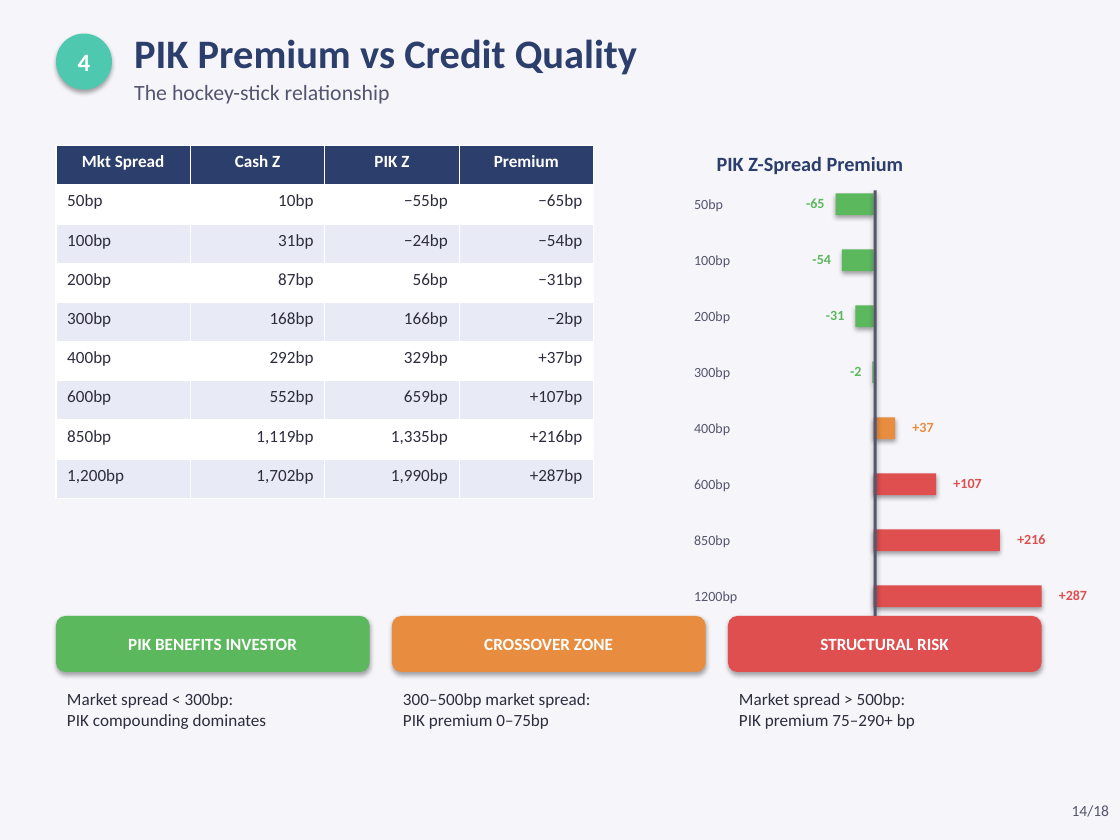
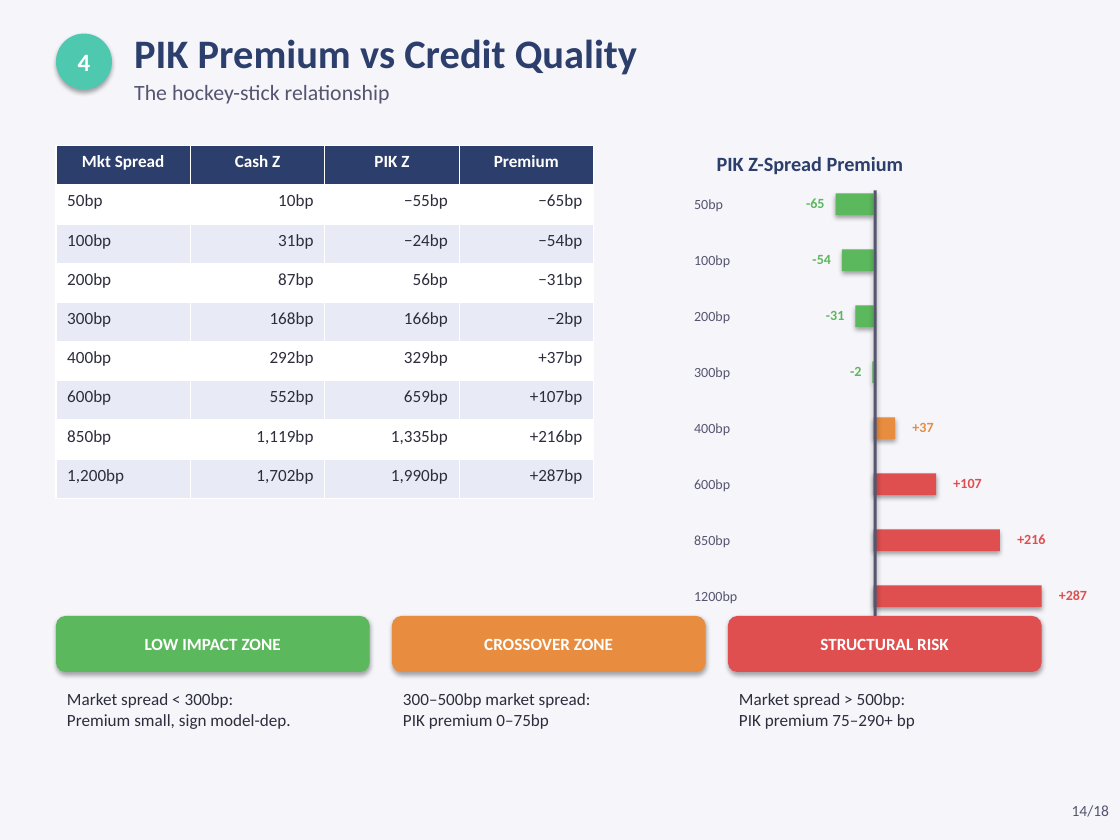
Before and after one commit to jeickmeier/rfin, a slide deck: slide 14 of finstack-py/examples/scripts/valuations/instruments/pik_coupon_pricing.pptx. Drawn at 1120x840 pixels with LibreOffice and Linux fonts; fonts in the diff are those of the drawing. Boxes give left, top, right and bottom in pixels: in the first picture for what was removed or moved away, otherwise in the second. Text is boxed around its words. In the diff, an @@ line names an element or a change of style, - is before the commit and + after.

```diff
--- a/finstack-py/examples/scripts/valuations/instruments/pik_coupon_pricing.pptx
+++ b/finstack-py/examples/scripts/valuations/instruments/pik_coupon_pricing.pptx
@@ text in rounded rectangle at box(145, 639, 281, 650): text changed @@
-PIK BENEFITS INVESTOR
+LOW IMPACT ZONE
@@ text at box(67, 693, 290, 729): text changed @@
-Market spread < 300bp:
-PIK compounding dominates
+Market spread < 300bp:
+Premium small, sign model-dep.
```
Also in this commit, not shown: 7 other slides changed, 23 other files.
